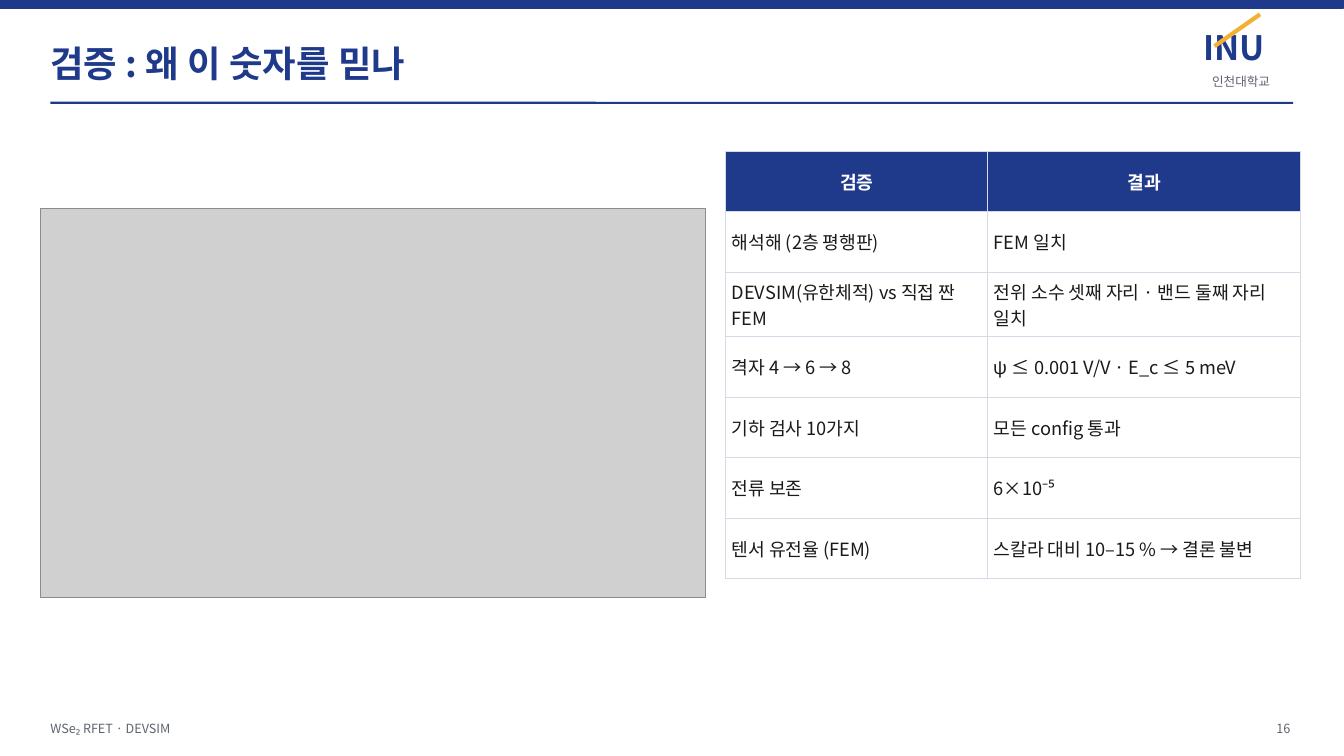
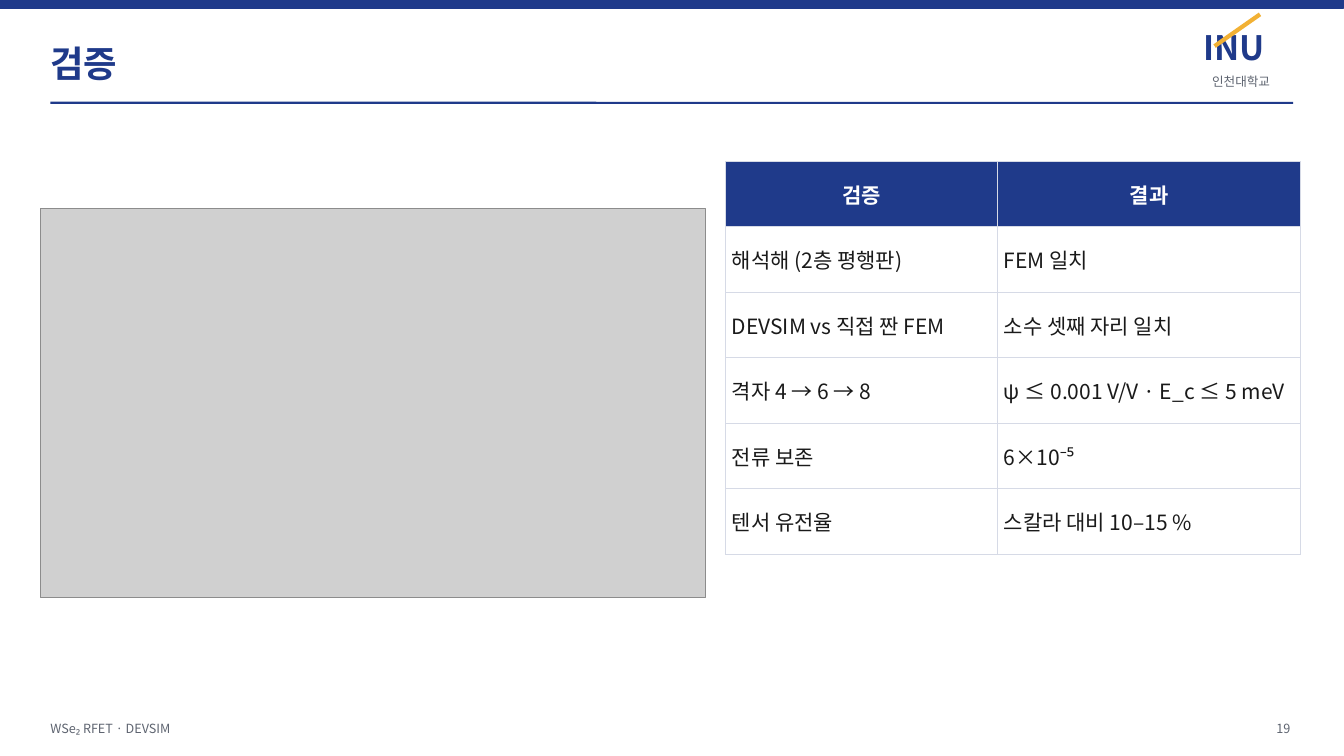
Before and after one commit to jiseonyang-9070/rfet, a slide deck: slide 19 of slides/RFET_progress_INU.pptx (slide 16 before the commit). Drawn at 1344x756 pixels with LibreOffice and Linux fonts; fonts in the diff are those of the drawing; grey boxes stand for pictures. Boxes give left, top, right and bottom in pixels: in the first picture for what was removed or moved away, otherwise in the second. Text is boxed around its words. In the diff, an @@ line names an element or a change of style, - is before the commit and + after.

```diff
--- a/slides/RFET_progress_INU.pptx
+++ b/slides/RFET_progress_INU.pptx
@@ text at (x1=50, y1=46, x2=117, y2=81): text changed @@
-검증 : 왜 이 숫자를 믿나
+검증
@@ table at (x1=726, y1=161, x2=1301, y2=536) @@
-row 3, column 1: DEVSIM(유한체적) vs 직접 짠 FEM
+row 3, column 1: DEVSIM vs 직접 짠 FEM
-row 3, column 2: 전위 소수 셋째 자리 · 밴드 둘째 자리 일치
+row 3, column 2: 소수 셋째 자리 일치
-row 5: 기하 검사 10가지 | 모든 config 통과
-row 6, column 1: 텐서 유전율 (FEM)
+row 6, column 1: 텐서 유전율
-row 6, column 2: 스칼라 대비 10–15 % → 결론 불변
+row 6, column 2: 스칼라 대비 10–15 %
@@ table resized from (x1=726, y1=151, x2=1301, y2=564) to (x1=726, y1=161, x2=1301, y2=536) @@
```
Also in this commit, not shown: 15 other slides changed, 5 slides added, 2 slides removed, 23 other files.
